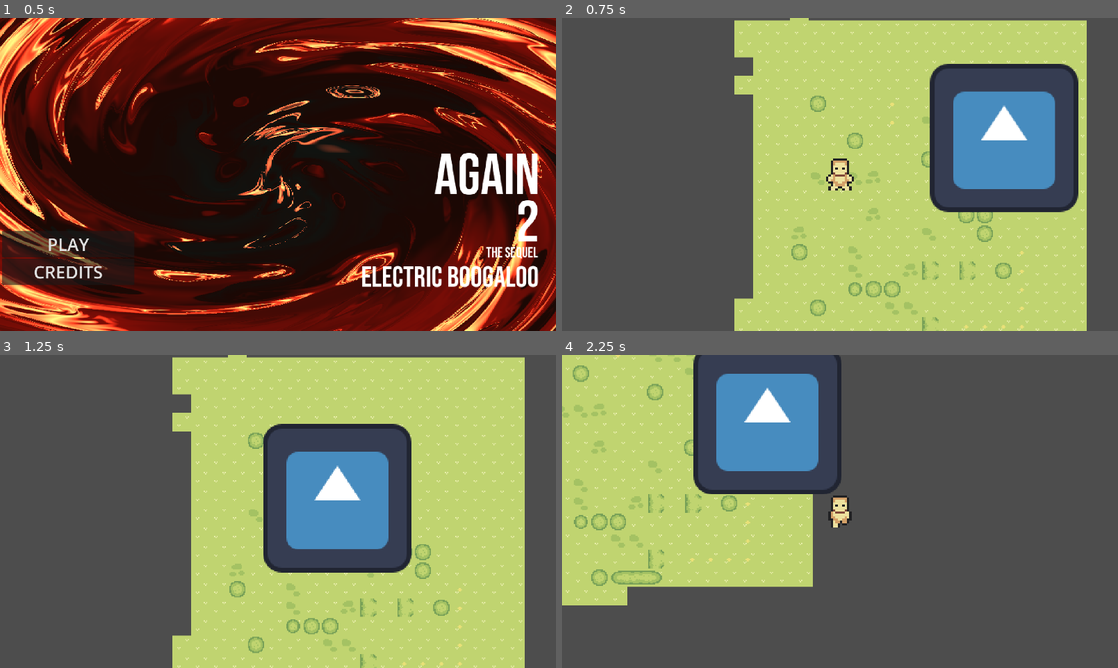
Above: before the commit, frames 1-4 (two rows, left to right).
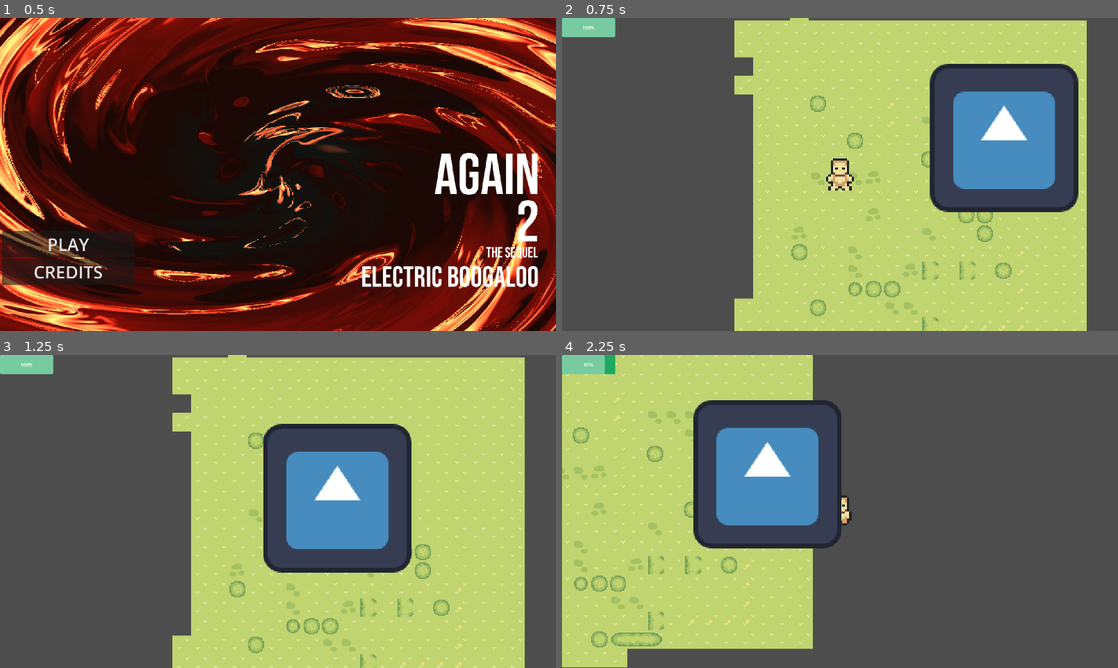
Above: after the commit, the same moments.

Repository: senhas-rgb/gmtk-2025
Game: Godot game, scene res://Scen/menu.tscn
Same seed, same stepped clock (60 frames per second), same inputs: the game is played once before the commit and once after it. The engine's default icon, where the game draws it, is replaced by a stand-in: a white triangle on a blue panel in a dark square.
Inputs:
- Up to frame 1 (0.5 s): no input
- Up to frame 2 (0.75 s): click "PLAY" at 0.5 s
- Up to frame 3 (1.25 s): no input
- Up to frame 4 (2.25 s): hold D (right) 1.28-2.03 s; tap X (dash) at 1.35, 2.1 s; hold S (down) from 2.03 s (still down)

Frame 1 is identical in both runs. In frame 2, 0.6% of the frame differs, in the area x 0-10%, y 0-7%; in frame 3, 0.6%; in frame 4, 24%, in the area x 0-51%, y 0-100%.

Commit message:
stamina bar for dashing

Diff:
--- a/timelooped/Characters/player.gd
+++ b/timelooped/Characters/player.gd
@@ -7,6 +7,10 @@
 @onready var music_player = $"../AudioStreamPlayer"
 @onready var sfx = $"../sfx"
 
+@onready var stamina_bar = $"../UI/Stamina"
+var stamina := 100.0
+var max_stamina := 100.0
+
 var w_key := true
 var a_key := true
 var s_key := true
@@ -15,7 +19,7 @@
 # Dash
 var is_dashing = false
 var dash_time := 0.2
-var dash_cooldown := 0.5
+var dash_cooldown := 1.5
 var dash_timer := 0.0
 var can_dash := true
 var dash_direction := Vector2.ZERO
@@ -72,7 +76,7 @@
 		d_key = true
 
 	# Dash input
-	if Input.is_action_just_pressed("dash") and can_dash:
+	if Input.is_action_just_pressed("dash") and can_dash and stamina >= 20:
 		is_dashing = true
 		can_dash = false
 		dash_timer = dash_time
@@ -80,6 +84,8 @@
 		var whoosh = preload("res://Art/whooshshort.mp3")
 		sfx.stream = whoosh
 		sfx.play()
+		stamina -= 20
+		stamina_bar.value = stamina
 
 	# Dash logic
 	if is_dashing:
@@ -102,3 +108,11 @@
 		sprite.play("idle_side")
 	if Input.is_action_just_released("right"):
 		sprite.play("idle_side")
+
+
+
+	if Input.is_action_just_released("down") or Input.is_action_just_released("up") or Input.is_action_just_released("left") or Input.is_action_just_released("right"):
+		if stamina < 100:
+			stamina += 5 * delta
+			stamina = clamp(stamina, 0, 100)
+			stamina_bar.value = stamina
--- a/timelooped/Levels/game_level.tscn
+++ b/timelooped/Levels/game_level.tscn
@@ -81,6 +81,11 @@
 [sub_resource type="TileSet" id="TileSet_ekbqq"]
 sources/0 = SubResource("TileSetAtlasSource_wownj")
 
+[sub_resource type="Theme" id="Theme_ekbqq"]
+
+[sub_resource type="StyleBoxFlat" id="StyleBoxFlat_34xkg"]
+bg_color = Color(0.117096, 0.657831, 0.386387, 1)
+
 [node name="GameLevel" type="Node2D"]
 
 [node name="Player" parent="." instance=ExtResource("1_up8ek")]
@@ -114,3 +119,20 @@
 [node name="sfx" type="AudioStreamPlayer" parent="."]
 stream = ExtResource("5_ekbqq")
 volume_db = -11.111
+
+[node name="UI" type="CanvasLayer" parent="."]
+
+[node name="Stamina" type="ProgressBar" parent="UI"]
+z_index = 730
+anchors_preset = 10
+anchor_right = 1.0
+offset_right = -1736.0
+offset_bottom = 66.0
+grow_horizontal = 2
+theme = SubResource("Theme_ekbqq")
+theme_override_colors/font_color = Color(1, 1, 1, 1)
+theme_override_colors/font_outline_color = Color(0, 0, 0, 1)
+theme_override_styles/background = SubResource("StyleBoxFlat_34xkg")
+value = 100.0
+
+[node name="Timer" type="Timer" parent="UI"]
--- /dev/null
+++ b/timelooped/Scen/esc-menu.tscn
@@ -0,0 +1,51 @@
+[gd_scene format=3 uid="uid://mh15kvndx05j"]
+
+[node name="Esc-menu" type="Node2D"]
+visible = false
+
+[node name="PauseMenu" type="CanvasLayer" parent="."]
+visible = false
+
+[node name="Panel" type="Panel" parent="PauseMenu"]
+anchors_preset = 15
+anchor_right = 1.0
+anchor_bottom = 1.0
+grow_horizontal = 2
+grow_vertical = 2
+
+[node name="resume" type="Button" parent="PauseMenu/Panel"]
+layout_mode = 1
+anchors_preset = 8
+anchor_left = 0.5
+anchor_top = 0.5
+anchor_right = 0.5
+anchor_bottom = 0.5
+offset_left = -159.0
+offset_top = -45.5
+offset_right = 159.0
+offset_bottom = 45.5
+grow_horizontal = 2
+grow_vertical = 2
+theme_override_font_sizes/font_size = 60
+text = "RESUME"
+autowrap_mode = 1
+
+[node name="exit" type="Button" parent="PauseMenu/Panel"]
+layout_mode = 1
+anchors_preset = 8
+anchor_left = 0.5
+anchor_top = 0.5
+anchor_right = 0.5
+anchor_bottom = 0.5
+offset_left = -163.0
+offset_top = 50.0
+offset_right = 171.0
+offset_bottom = 141.0
+grow_horizontal = 2
+grow_vertical = 2
+theme_override_font_sizes/font_size = 60
+text = "EXIT"
+autowrap_mode = 1
+
+[connection signal="pressed" from="PauseMenu/Panel/resume" to="PauseMenu/Panel/resume" method="_on_pressed"]
+[connection signal="pressed" from="PauseMenu/Panel/exit" to="PauseMenu/Panel/exit" method="_on_pressed"]
--- a/timelooped/Scen/meni.gd
+++ b/timelooped/Scen/meni.gd
@@ -3,6 +3,15 @@
 @onready var play: Button = $VBoxContainer/play
 @onready var credit: Button = $VBoxContainer/credit
 @onready var audio_stream_player_2d: AudioStreamPlayer2D = $AudioStreamPlayer2D
+
+func _on_resume_button_pressed():
+	get_tree().paused = false
+	visible = false
+
+func _on_exit_button_pressed():
+	get_tree().quit()
+
+
 
 func _ready():
 	audio_stream_player_2d.play()
--- a/timelooped/project.godot
+++ b/timelooped/project.godot
@@ -51,6 +51,11 @@
 "events": [Object(InputEventKey,"resource_local_to_scene":false,"resource_name":"","device":-1,"window_id":0,"alt_press …(192 unchanged characters)…
 ]
 }
+esc={
+"deadzone": 0.2,
+"events": [Object(InputEventKey,"resource_local_to_scene":false,"resource_name":"","device":-1,"window_id":0,"alt_pressed":false,"shift_pressed":false,"ctrl_pressed":false,"meta_pressed":false,"pressed":false,"keycode":0,"physical_keycode":4194305,"key_label":0,"unicode":0,"location":0,"echo":false,"script":null)
+]
+}
 
 [rendering]
 
Not shown, added: timelooped/Art/font.ttf.import
Not shown: 1 places in timelooped/Levels/game_level.tscn that only renumber resources
Not shown, added: .gitignore
Not shown, changed: timelooped/.DS_Store
Not shown, added: timelooped/Art/font.ttf
